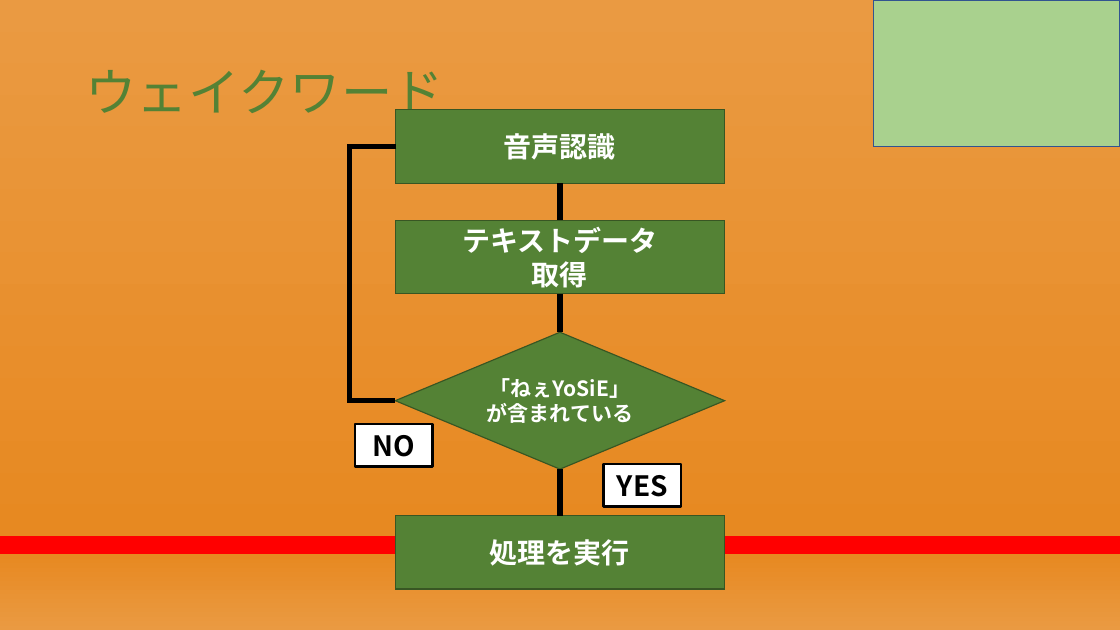
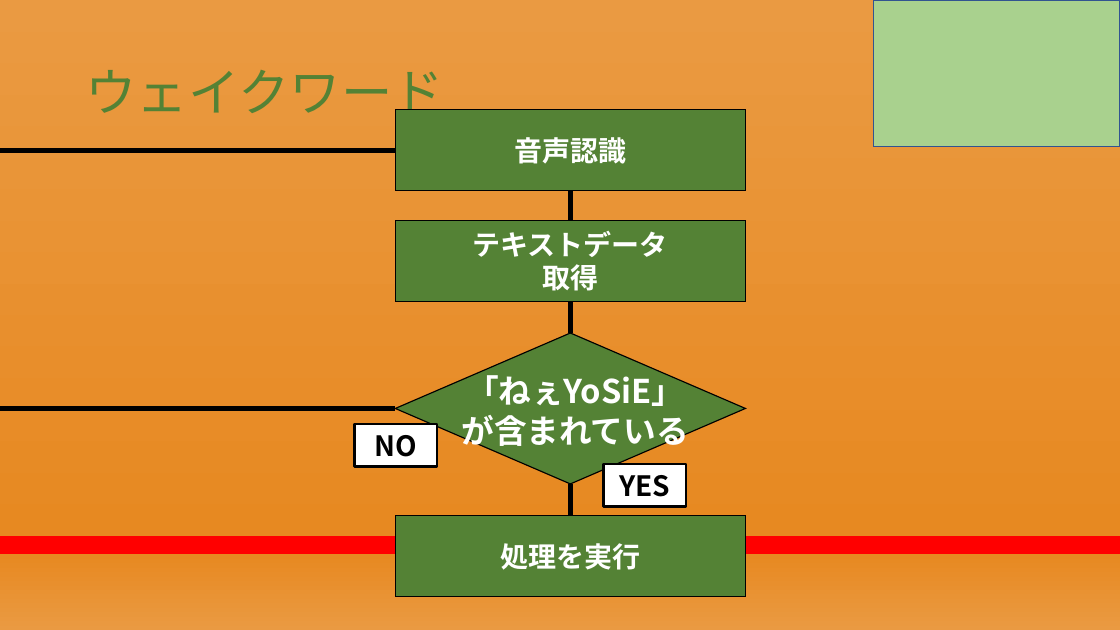
Before and after one commit to RikiishiSuzunosuke/AIspeaker_yosie, a slide deck: slide 14 of presentation/AIスピーカー開発_2.pptx (slide 16 before the commit). Drawn at 1120x630 pixels with LibreOffice and Linux fonts; fonts in the diff are those of the drawing. Boxes give left, top, right and bottom in pixels: in the first picture for what was removed or moved away, otherwise in the second. Text is boxed around its words. In the diff, an @@ line names an element or a change of style, - is before the commit and + after.

```diff
--- a/presentation/AIスピーカー開発_2.pptx
+++ b/presentation/AIスピーカー開発_2.pptx
@@ rectangle "音声認識": place and size @@
-rectangle "音声認識" at (396,110,725,183)
+rectangle "音声認識" at (396,110,746,191)
@@ elbow line moved from (397, 146) - (396, 401) to (396, 150) - (396, 408) @@
@@ line moved from (560, 183) - (560, 220) to (571, 191) - (571, 220) @@
@@ rectangle "テキストデータ": place and size @@
-rectangle "テキストデータ" at (396,220,725,293)
+rectangle "テキストデータ" at (396,220,746,301)
@@ line moved from (560, 294) - (560, 333) to (571, 302) - (571, 333) @@
@@ diamond added at (396,333,746,484), fill #548235, outline #000000 1 pt @@
@@ text "「ねぇYoSiE」": place and size @@
-text "「ねぇYoSiE」" at (396,333,725,470)
+text "「ねぇYoSiE」" at (461,370,688,451)
@@ text "「ねぇYoSiE」" at (461,370,688,451): size 18 to 28 pt; vertical alignment middle to top; fill #548235 to none; outline #385723 1 pt to none @@
@@ rectangle "NO": place and size @@
-rectangle "NO" at (355,424,432,466)
+rectangle "NO" at (355,424,437,466)
@@ rectangle "YES": place and size @@
-rectangle "YES" at (604,464,681,506)
+rectangle "YES" at (604,464,686,506)
@@ line moved from (560, 516) - (560, 470) to (571, 516) - (571, 484) @@
@@ outline #385723 1 pt to #000000 1 pt in 3 elements at (396,110,746,191), (396,220,746,301), (396,516,746,597) @@
@@ rectangle "処理を実行": place and size @@
-rectangle "処理を実行" at (396,516,725,589)
+rectangle "処理を実行" at (396,516,746,597)
```
Also in this commit, not shown: 5 other slides changed, 3 slides added, 5 slides removed, 4 other files.
